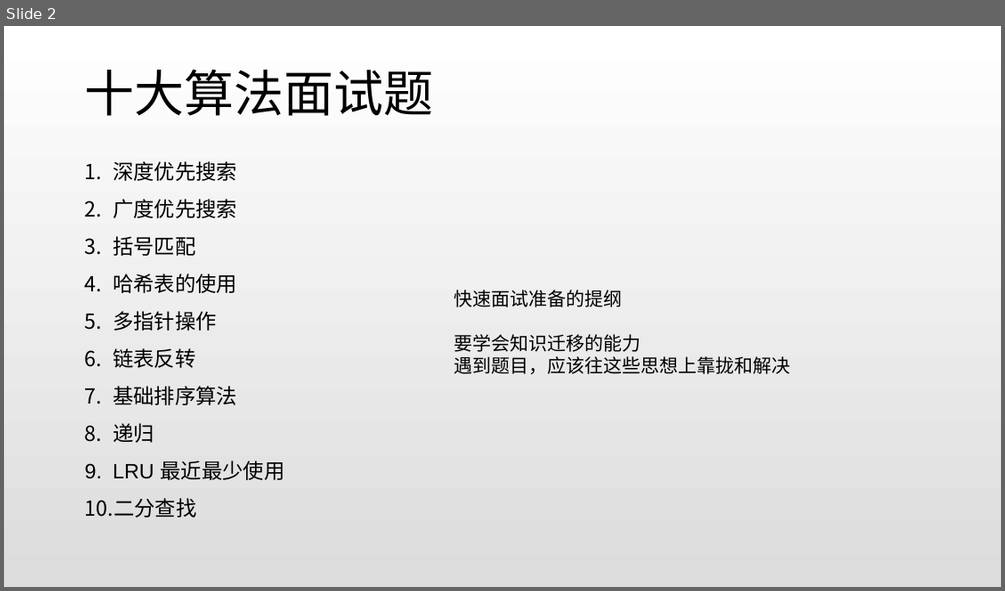
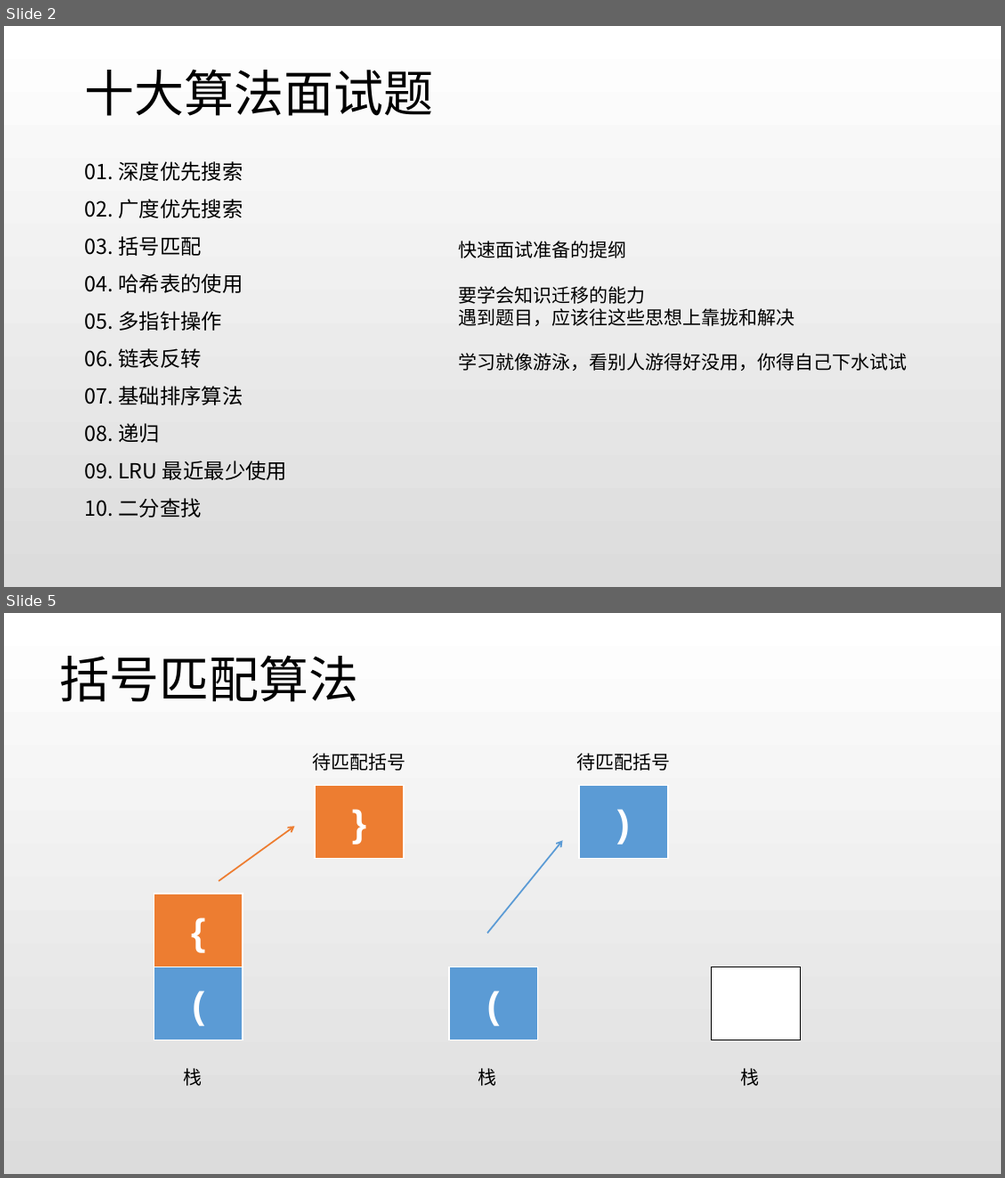
Before and after one commit to peiss/ant-learn-algorithm, a slide deck: 互联网公司十大算法面试题.pptx. Shown one above the other, each under a label of ours: slide 2 before the commit, slides 2 and 5 after it; the slides between them are not shown. The pictures are 1005x591 and 1005x1178 pixels, drawn with LibreOffice and Linux fonts; fonts in the diff are those of the drawing. Boxes give left, top, right and bottom in pixels: in the first picture for what was removed or moved away, otherwise in the second. Text is boxed around its words. In the diff, an @@ line names an element or a change of style, - is before the commit and + after.

```diff
--- a/互联网公司十大算法面试题.pptx
+++ b/互联网公司十大算法面试题.pptx
@@ slide 5 added at [4, 613, 1001, 1174], background gradient #FFFFFF to #DCDCDC @@
@@ text added at [60, 655, 359, 702], 48 pt, text #000000 @@
+括号匹配算法
@@ text added at [313, 753, 406, 771], 18 pt, text #000000 @@
+待匹配括号
@@ text added at [576, 753, 670, 771], 18 pt, text #000000 @@
+待匹配括号
@@ rectangle added at [316, 785, 404, 859], fill #ED7D31, outline #FFFFFF 1.5 pt, 36 pt, text #FFFFFF, bold @@
+}
@@ rectangle added at [579, 785, 668, 859], fill #5B9BD5, outline #FFFFFF 1.5 pt, 36 pt, text #FFFFFF, bold @@
+)
@@ arrow added from (218, 881) to (295, 826), #ED7D31 1.5 pt @@
@@ arrow added from (487, 933) to (563, 840), #5B9BD5 1.5 pt @@
@@ rectangle added at [154, 893, 243, 966], fill #ED7D31, outline #FFFFFF 1.5 pt, 36 pt, text #FFFFFF, bold @@
+{
@@ rectangle added at [154, 966, 243, 1040], fill #5B9BD5, outline #FFFFFF 1.5 pt, 36 pt, text #FFFFFF, bold @@
+(
@@ rectangle added at [449, 966, 538, 1040], fill #5B9BD5, outline #FFFFFF 1.5 pt, 36 pt, text #FFFFFF, bold @@
+(
@@ rectangle added at [712, 966, 801, 1040], fill #FFFFFF, outline #000000 1 pt @@
@@ text added at [184, 1068, 202, 1086], 18 pt, text #000000 @@
+栈
@@ text added at [478, 1068, 497, 1086], 18 pt, text #000000 @@
+栈
@@ text added at [741, 1068, 760, 1086], 18 pt, text #000000 @@
+栈
@@ slide 2 changed as well @@
@@ text at [85, 161, 287, 517]: text changed; font Arial to Noto Sans CJK SC @@
-1. 深度优先搜索
-2. 广度优先搜索
-3. 括号匹配
-4. 哈希表的使用
-5. 多指针操作
-6. 链表反转
-7. 基础排序算法
-8. 递归
-9. LRU 最近最少使用
-10. 二分查找
+01. 深度优先搜索
+02. 广度优先搜索
+03. 括号匹配
+04. 哈希表的使用
+05. 多指针操作
+06. 链表反转
+07. 基础排序算法
+08. 递归
+09. LRU 最近最少使用
+10. 二分查找
@@ text "快速面试准备的提纲": place and size @@
-text "快速面试准备的提纲" at [454, 289, 791, 374]
+text "快速面试准备的提纲" at [458, 240, 906, 370]
@@ text at [458, 353, 906, 370]: paragraph added @@
+学习就像游泳，看别人游得好没用，你得自己下水试试
```
Also in this commit, not shown: 1 other slide changed, 3 other slides added, 1 slide removed, 22 other files.
